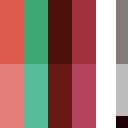
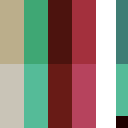
Layer changes from the first w=128, h=128 image to the second:
added layer "Calque 1" above "Calque 2" over [left=0, top=0, right=24, bottom=128]
added layer "Calque 2" (darken) above "Background" over [left=116, top=0, right=128, bottom=116]
